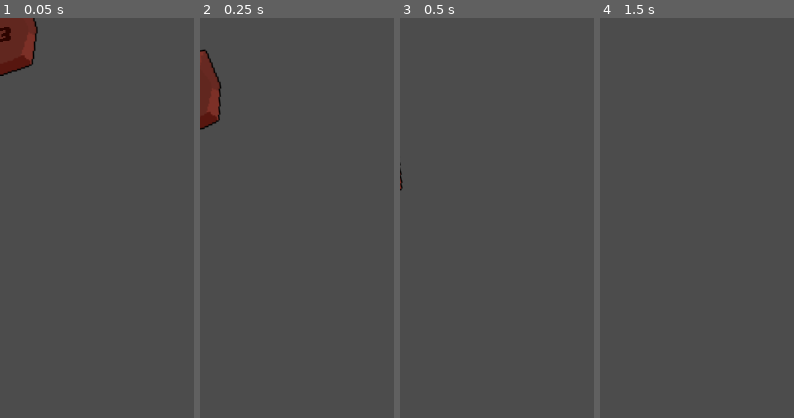
Above: before the commit, frames 1-4 (left to right).
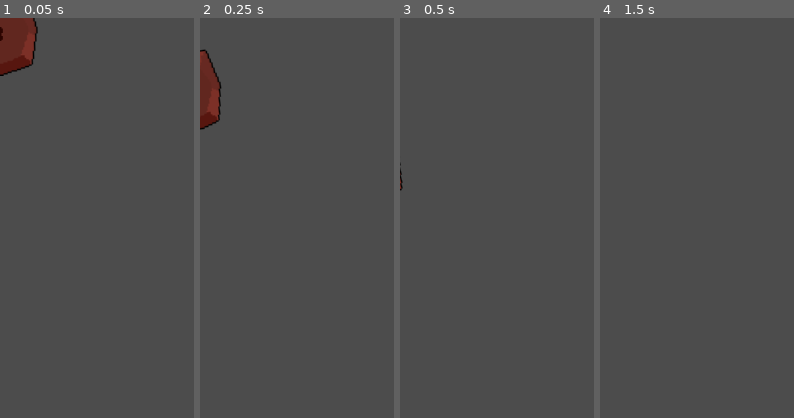
Above: after the commit, the same moments.

Repository: MrZak-dev/godot_3.1_jumping_balls
Game: Godot game, scene res://scenes/pixel_rocks/medium_rock.tscn
The game is run twice, just before and just after one commit, with the same random seed, the same clock (stepped at 60 frames per second) and the same inputs. This scene is started directly instead of the project's main scene.
Inputs (mouse positions are % of the whole screen's width and height, from its top left):
- Up to frame 1 (0.05 s): no input
- Up to frame 2 (0.25 s): no input
- Up to frame 3 (0.5 s): no input
- Up to frame 4 (1.5 s): move the mouse to (72, 45) at 0.52 s; click (72, 45) at 0.67 s; tap Enter at 1.25 s; move the mouse to (30, 55) at 1.27 s; click (30, 55) at 1.42 s
The pictures show only the part of the screen within x 0-50%, y 0-50%; the shares and areas given below are measured in that part.

The runs differ from the first frame. In frame 1, 0.2% of the frame differs, in the area x 0-6%, y 2-6%; in frame 2, nothing differs; in frame 3, nothing differs; in frame 4, nothing differs.

Commit message:
infinit spaceship drops

Diff:
--- a/project.godot
+++ b/project.godot
@@ -60,4 +60,5 @@
 
 quality/driver/driver_name="GLES2"
 quality/2d/use_pixel_snap=true
+vram_compression/import_etc=true
 environment/default_environment="res://default_env.tres"
--- a/scenes/main_scene.tscn
+++ b/scenes/main_scene.tscn
@@ -14,7 +14,9 @@
 [sub_resource type="RectangleShape2D" id=3]
 extents = Vector2( 1, 1332 )
 
-[node name="main_scene" type="Node2D"]
+[node name="main_scene" type="Node2D" groups=[
+"main_scene_group",
+]]
 script = ExtResource( 1 )
 __meta__ = {
 "_edit_horizontal_guides_": [ 333.796, 666.85, 999.565, 1332.9, 2240.0 ]
@@ -108,4 +110,4 @@
 [node name="tween_player" parent="." instance=ExtResource( 3 )]
 position = Vector2( 721.525, 2200.18 )
 
-[node name="KinematicBody2D" parent="." instance=ExtResource( 4 )]
+[node name="spaceship" parent="." instance=ExtResource( 4 )]
--- a/scenes/pixel_rocks/rock.gd
+++ b/scenes/pixel_rocks/rock.gd
@@ -14,7 +14,9 @@
 
 func _ready():
 	randomize()
-	rock_score = randi() % 100 + 1
+	rock_score = randi() % 20 + 1
+	global_variables.global_rocks_value += rock_score # global rock value increased each time a rock is generated
+	global_variables.current_rocks_value += rock_score # rock value currently in scene
 	raycast = $topRC
 	sprite  = $AnimatedSprite
 	velocity.x *= directions[randi() % 2 ]  # direction could be 1 or -1 for reverse
--- a/scenes/player/bullet/bullet.gd
+++ b/scenes/player/bullet/bullet.gd
@@ -1,6 +1,7 @@
 extends Area2D
 
-
+const SPACESHIP_SCENE = preload("res://scenes/spaceship/spaceship.tscn")
+onready var spaceship = SPACESHIP_SCENE.instance()
 var speed : int = -2000
 var velocity = Vector2()
 func _ready():
@@ -20,6 +21,17 @@
 	speed = -300
 	$AnimatedSprite.play("explosion")
 	body.rock_score -= 1
+	global_variables.current_rocks_value -= 1 # current number of rocks being hitted by the player
+
+	#### test each hit if the current rocks value = half of the global rocks value
+	var space_shipt_existence = get_parent().get_node_or_null("/root/main_scene/spaceship")
+	if( global_variables.current_rocks_value < global_variables.global_rocks_value  and space_shipt_existence == null):
+		spaceship.add_to_group("spaceship")
+		get_parent().add_child(spaceship)
+
+
+
+
 	var body_sprite : Node  = body.get_child(0)
 	body_sprite.play("hit_taking")
 
--- a/scenes/player/bullet/bullet.tscn
+++ b/scenes/player/bullet/bullet.tscn
@@ -15,13 +15,12 @@
 
 [node name="CollisionShape2D" type="CollisionShape2D" parent="."]
 visible = false
-shape = SubResource( 2 )
+shape = SubResource( 1 )
 
 [node name="VisibilityNotifier2D" type="VisibilityNotifier2D" parent="."]
 visible = false
 position = Vector2( 0.0676346, -0.609474 )
 scale = Vector2( 3.53641, 3.57706 )
-
 [connection signal="body_entered" from="." to="." method="_on_bullet_body_entered"]
 [connection signal="animation_finished" from="AnimatedSprite" to="." method="_on_AnimatedSprite_animation_finished"]
 [connection signal="screen_exited" from="VisibilityNotifier2D" to="." method="_on_VisibilityNotifier2D_screen_exited"]
--- a/scenes/spaceship/spaceship.gd
+++ b/scenes/spaceship/spaceship.gd
@@ -29,6 +29,12 @@
 
 func _on_Timer_timeout():
 	center_rock.position = center_drop_position.global_position #set the rock position to the position2d node
-	get_parent().add_child(center_rock,true)# add the rock to parent node (spaceship)
+	get_parent().add_child(center_rock)# add the rock to parent node (spaceship)
 	tween.interpolate_property(self,"position:x",get_position().x,spaceship_leaving_position.x,3,Tween.TRANS_BACK,Tween.EASE_IN_OUT)
 	tween.start()
+
+
+
+
+func _on_VisibilityNotifier2D_viewport_exited(viewport):
+	queue_free()
--- a/scenes/spaceship/spaceship.tscn
+++ b/scenes/spaceship/spaceship.tscn
@@ -9,6 +9,9 @@
 [node name="spaceship" type="Area2D"]
 position = Vector2( 730, 300 )
 script = ExtResource( 1 )
+__meta__ = {
+"_edit_group_": true
+}
 
 [node name="image" type="Sprite" parent="."]
 scale = Vector2( 1.8, 1.8 )
@@ -33,4 +36,7 @@
 [node name="Timer" type="Timer" parent="."]
 wait_time = 3.0
 one_shot = true
+
+[node name="VisibilityNotifier2D" type="VisibilityNotifier2D" parent="."]
 [connection signal="timeout" from="Timer" to="." method="_on_Timer_timeout"]
+[connection signal="viewport_exited" from="VisibilityNotifier2D" to="." method="_on_VisibilityNotifier2D_viewport_exited"]
--- a/scripts/global_variables.gd
+++ b/scripts/global_variables.gd
@@ -1,13 +1,13 @@
 extends Node
 
 #game variables
+var global_rocks_value : int = 0 # contains rocks value in general from the level beginning
+var current_rocks_value : int = 0 #contains number of rocks value currently in scene
 #ball variables
 var ball_falling_speed : int
+
+
 
 func _ready():
 	ball_falling_speed = 1100
 	pass
-
-# Called every frame. 'delta' is the elapsed time since the previous frame.
-#func _process(delta):
-#	pass
--- a/scripts/main_scene.gd
+++ b/scripts/main_scene.gd
@@ -1,13 +1,22 @@
 extends Node2D
 
-# Declare member variables here. Examples:
-# var a = 2
-# var b = "text"
-
+const SPACESHIP_SCENE = preload("res://scenes/spaceship/spaceship.tscn")
+var spaceship
 # Called when the node enters the scene tree for the first time.
 func _ready():
-	pass # Replace with function body.
 
-# Called every frame. 'delta' is the elapsed time since the previous frame.
-#func _process(delta):
-#	pass
+	#add_child(spaceship)
+	pass
+"""
+func _process(delta):
+	if !is_a_parent_of(spaceship) :
+		if global_variables.current_rocks_value == (global_variables.global_rocks_value / 2):
+			spaceship = SPACESHIP_SCENE.instance()
+			get_parent().add_child(spaceship)
+
+	else :
+		print("Yes")
+
+
+
+"""
Not shown: 1 places in scenes/player/bullet/bullet.tscn that only renumber resources
